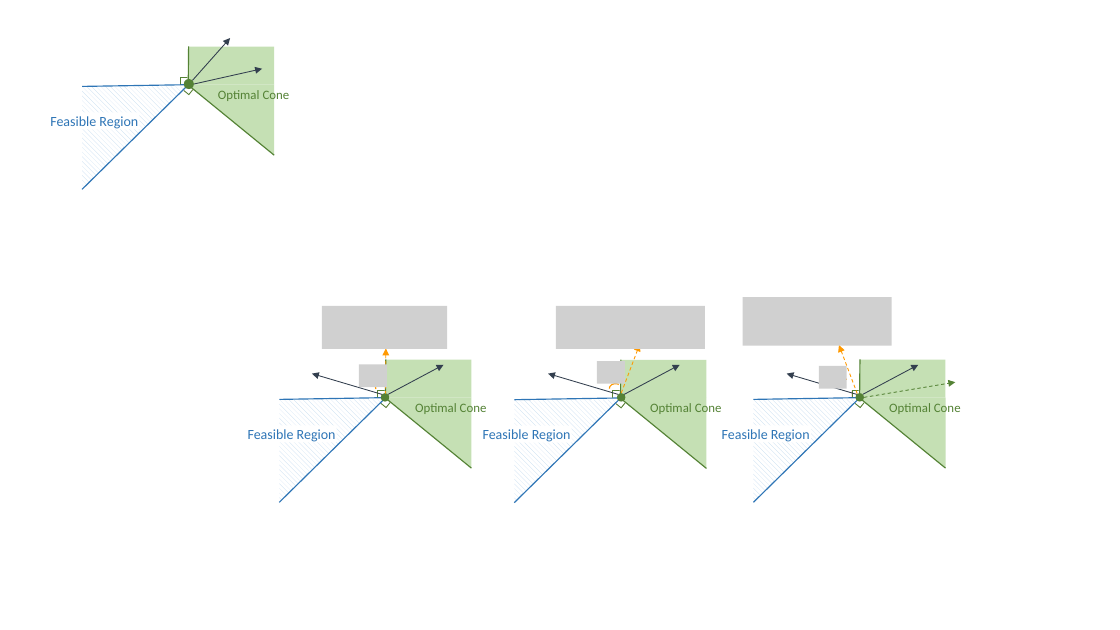
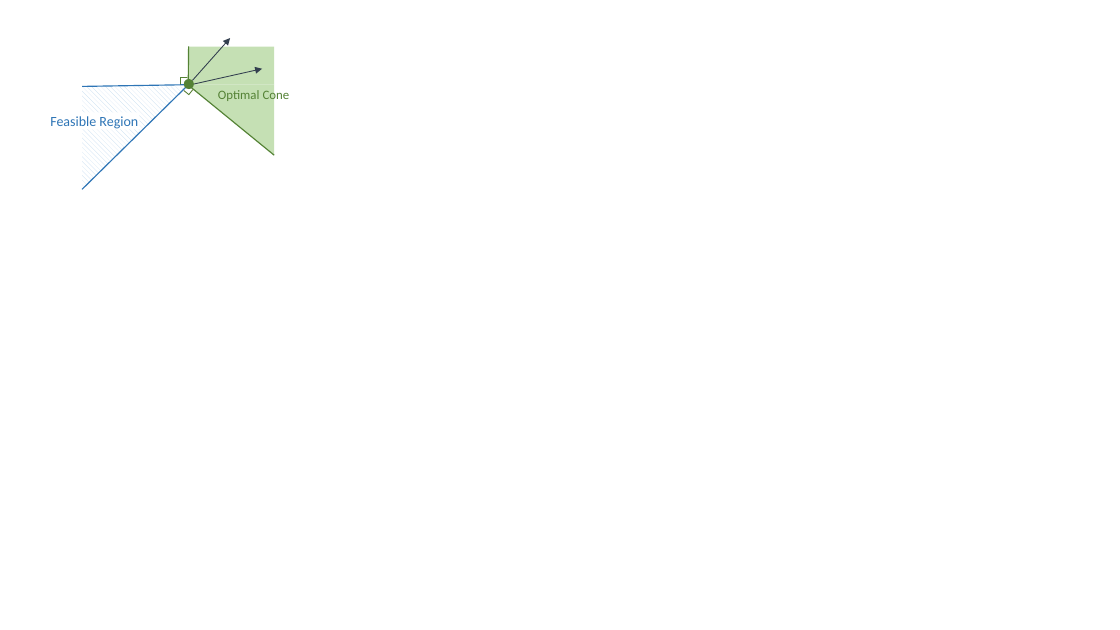
Before and after one commit to khalil-research/CaVE, a slide deck: slide 2 of images/axis.pptx. Drawn at 1120x630 pixels with LibreOffice and Linux fonts; fonts in the diff are those of the drawing; grey boxes stand for pictures; background and template pictures are left out. Boxes give left, top, right and bottom in pixels: in the first picture for what was removed or moved away, otherwise in the second. Text is boxed around its words. In the diff, an @@ line names an element or a change of style, - is before the commit and + after.

```diff
--- a/images/axis.pptx
+++ b/images/axis.pptx
@@ group removed at [248, 297, 961, 503]: 12 lines, 10 arrows, 6 right triangles, 6 rectangles, 6 corners, 6 pictures, 3 texts, 3 ellipses, 3 arc (boxed as its full ellipse)s @@
-Optimal Cone
-Feasible Region
-Optimal Cone
-Feasible Region
-Optimal Cone
-Feasible Region
```
Also in this commit, not shown: 1 slide added.
